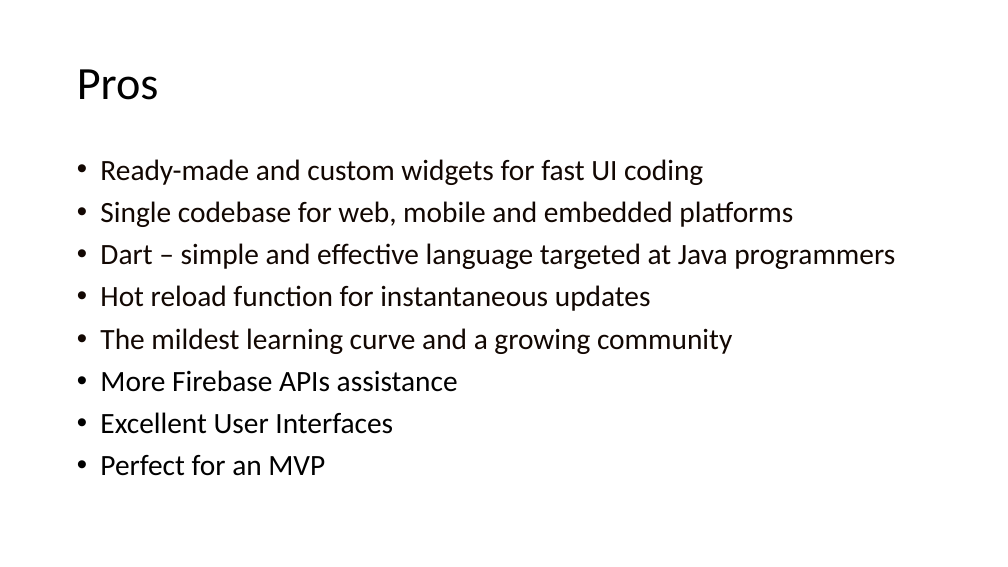
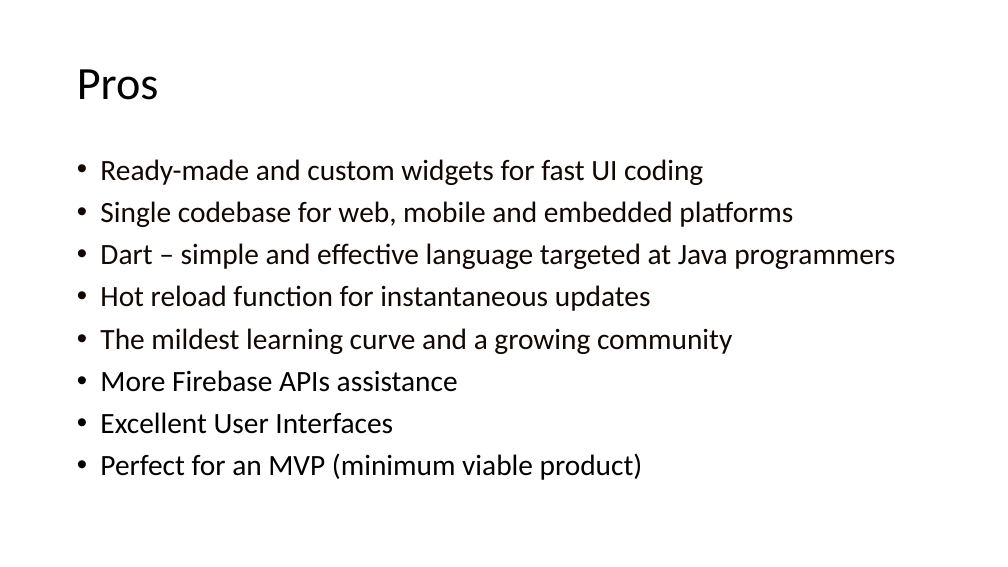
Before and after one commit to Anjy123/Flutter, a slide deck: slide 14 of Flutter features.pptx (slide 11 before the commit). Drawn at 1008x567 pixels with LibreOffice and Linux fonts; fonts in the diff are those of the drawing. Boxes give left, top, right and bottom in pixels: in the first picture for what was removed or moved away, otherwise in the second. Text is boxed around its words. In the diff, an @@ line names an element or a change of style, - is before the commit and + after.

```diff
--- a/Flutter features.pptx
+++ b/Flutter features.pptx
@@ text at box(100, 453, 643, 480): text changed @@
-• Perfect for an MVP
+• Perfect for an MVP (minimum viable product)
```
Also in this commit, not shown: 3 other slides changed, 10 slides added, 1 slide removed.
